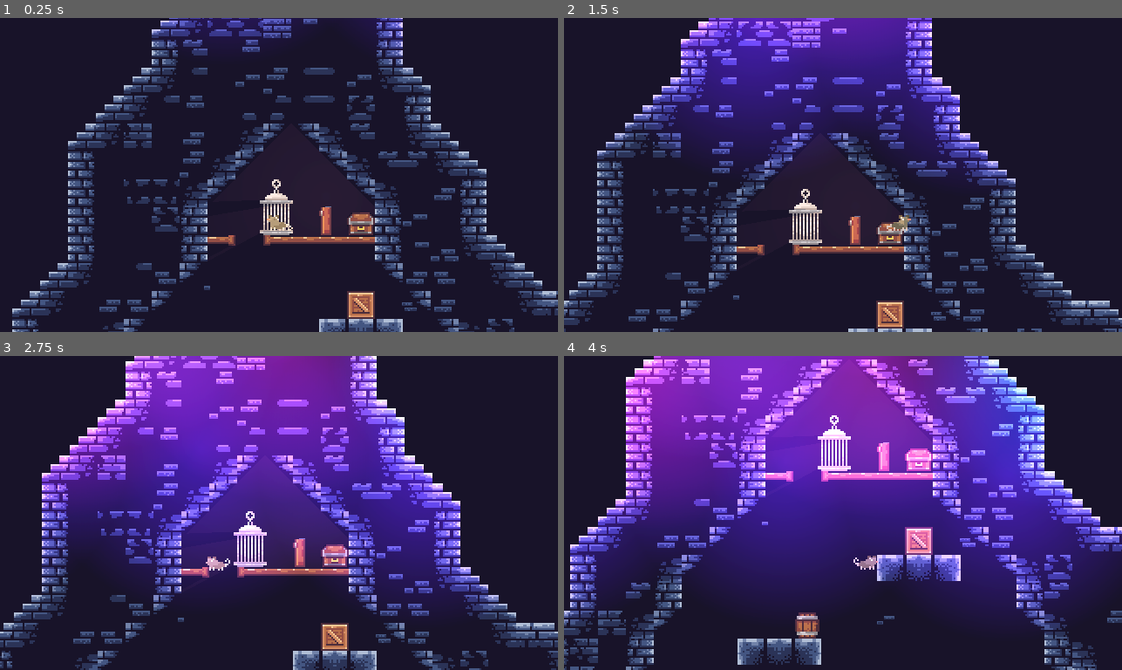
Above: before the commit, frames 1-4 (two rows, left to right).
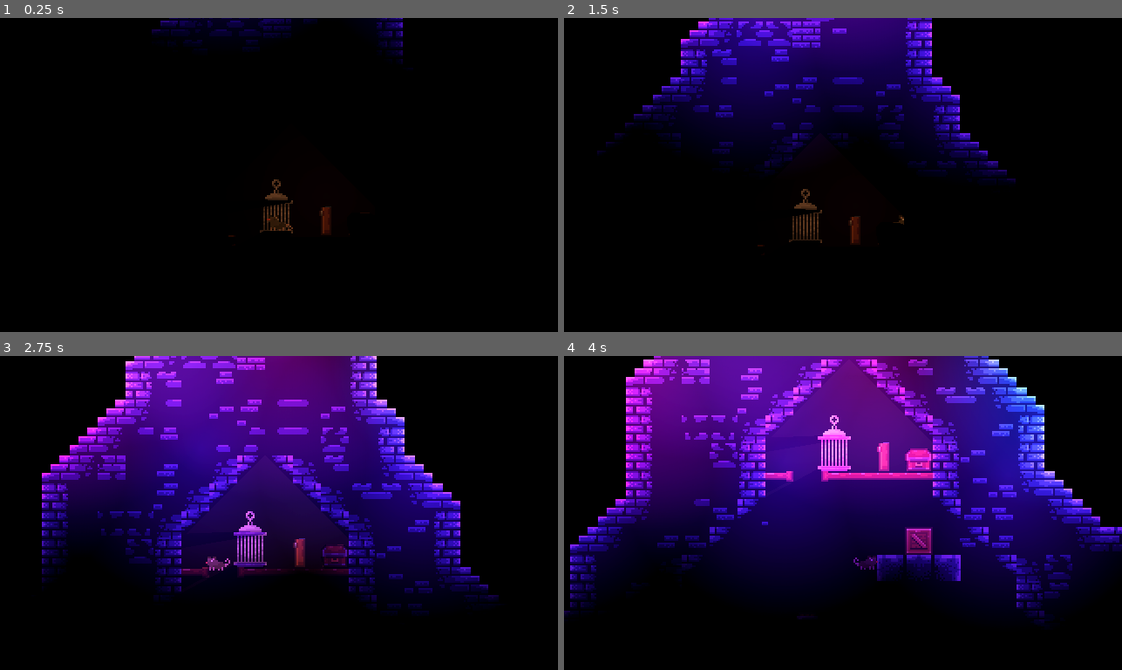
Above: after the commit, the same moments.

Repository: githubScratch/Tower_Rat
Game: Godot game, scene res://World.tscn
Same seed, same stepped clock (60 frames per second), same inputs: the game is played once before the commit and once after it.
Inputs:
- Up to frame 1 (0.25 s): no input
- Up to frame 2 (1.5 s): hold Right (right) from 0.53 s (still down); tap F (dash) at 0.6 s; tap D (jump) at 0.77 s; tap A (latch) at 1.35 s
- Up to frame 3 (2.75 s): tap D (jump) at 1.52 s; release Right (right) at 2.03 s; hold Left (left) from 2.03 s (still down); tap S (roll) at 2.1 s
- Up to frame 4 (4 s): release Left (left) at 2.78 s; hold Right (right) from 2.78 s (still down); tap E (twirl) at 2.85 s; tap D (jump) at 3.02, 3.77 s; tap F (dash) at 3.6 s

The runs differ from the first frame. In frame 1, 100% of the frame differs, in the area x 0-100%, y 0-100%; in frame 2, 100%; in frame 3, 100%; in frame 4, 100%.

Commit message:
Canvas enabled

Diff:
--- a/World.tscn
+++ b/World.tscn
@@ -947,6 +947,21 @@
 [sub_resource type="RectangleShape2D" id="RectangleShape2D_i8et2"]
 size = Vector2(46, 14)
 
+[sub_resource type="Animation" id="Animation_codpv"]
+length = 0.001
+tracks/0/type = "value"
+tracks/0/imported = false
+tracks/0/enabled = true
+tracks/0/path = NodePath(".:position")
+tracks/0/interp = 1
+tracks/0/loop_wrap = true
+tracks/0/keys = {
+"times": PackedFloat32Array(0),
+"transitions": PackedFloat32Array(1),
+"update": 0,
+"values": [Vector2(-217, 41)]
+}
+
 [sub_resource type="Animation" id="Animation_eomxe"]
 resource_name = "move"
 length = 6.0
@@ -964,21 +979,6 @@
 "values": [Vector2(-192, 41), Vector2(-48, 41), Vector2(-192, 41)]
 }
 
-[sub_resource type="Animation" id="Animation_codpv"]
-length = 0.001
-tracks/0/type = "value"
-tracks/0/imported = false
-tracks/0/enabled = true
-tracks/0/path = NodePath(".:position")
-tracks/0/interp = 1
-tracks/0/loop_wrap = true
-tracks/0/keys = {
-"times": PackedFloat32Array(0),
-"transitions": PackedFloat32Array(1),
-"update": 0,
-"values": [Vector2(-217, 41)]
-}
-
 [sub_resource type="AnimationLibrary" id="AnimationLibrary_sqbrr"]
 _data = {
 "RESET": SubResource("Animation_codpv"),
@@ -989,7 +989,6 @@
 script = ExtResource("1_tjm7w")
 
 [node name="CanvasModulate" type="CanvasModulate" parent="."]
-visible = false
 light_mask = 2
 visibility_layer = 2
 z_index = 3
@@ -1141,6 +1140,7 @@
 [node name="CollisionShape2D" type="CollisionShape2D" parent="PlatformMoving"]
 position = Vector2(1, -1)
 shape = SubResource("RectangleShape2D_i8et2")
+one_way_collision = true
 
 [node name="AnimationPlayer" type="AnimationPlayer" parent="PlatformMoving"]
 libraries = {
